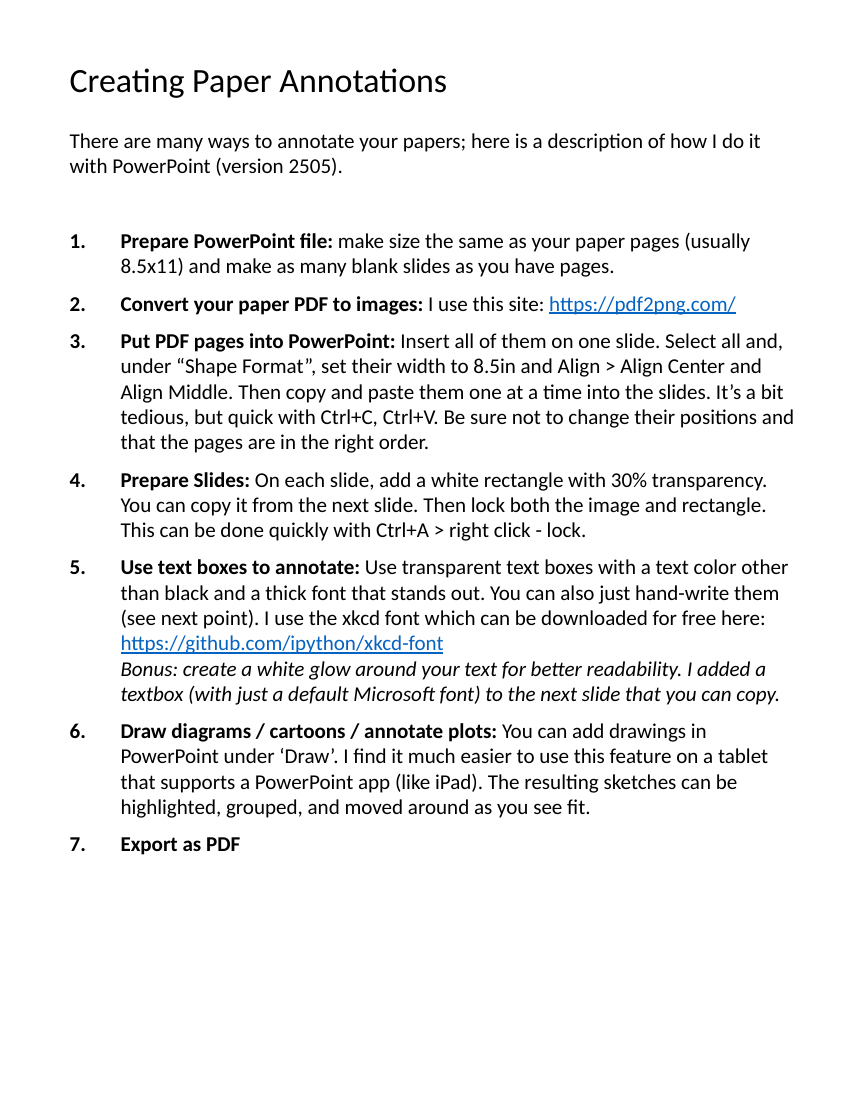
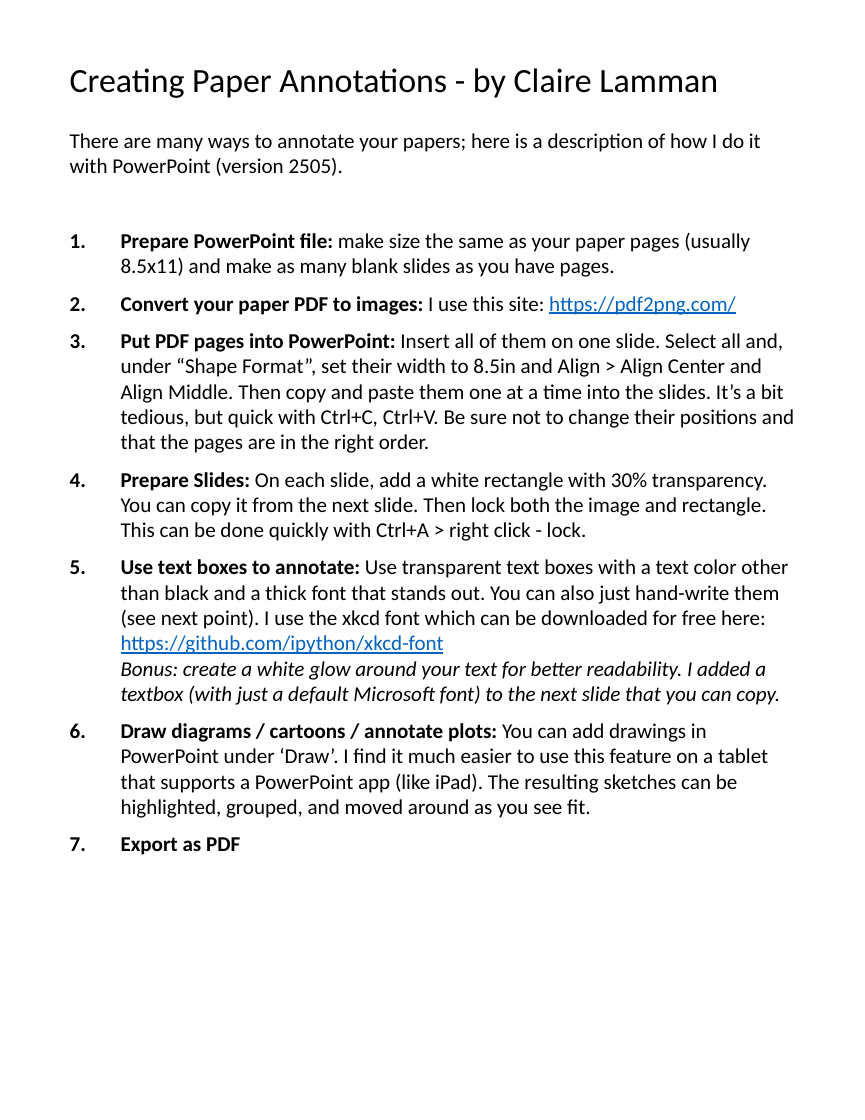
Before and after one commit to LiekeVanSon/ASBE-course, a slide deck: slide 1 of paper doodle/paper-summary-template.pptx. Drawn at 865x1120 pixels with LibreOffice and Linux fonts; fonts in the diff are those of the drawing. Boxes give left, top, right and bottom in pixels: in the first picture for what was removed or moved away, otherwise in the second. Text is boxed around its words. In the diff, an @@ line names an element or a change of style, - is before the commit and + after.

```diff
--- a/paper doodle/paper-summary-template.pptx
+++ b/paper doodle/paper-summary-template.pptx
@@ title at (70, 68, 718, 98): text changed @@
-Creating Paper Annotations
+Creating Paper Annotations - by Claire Lamman
```
Also in this commit, not shown: 9 other files.
